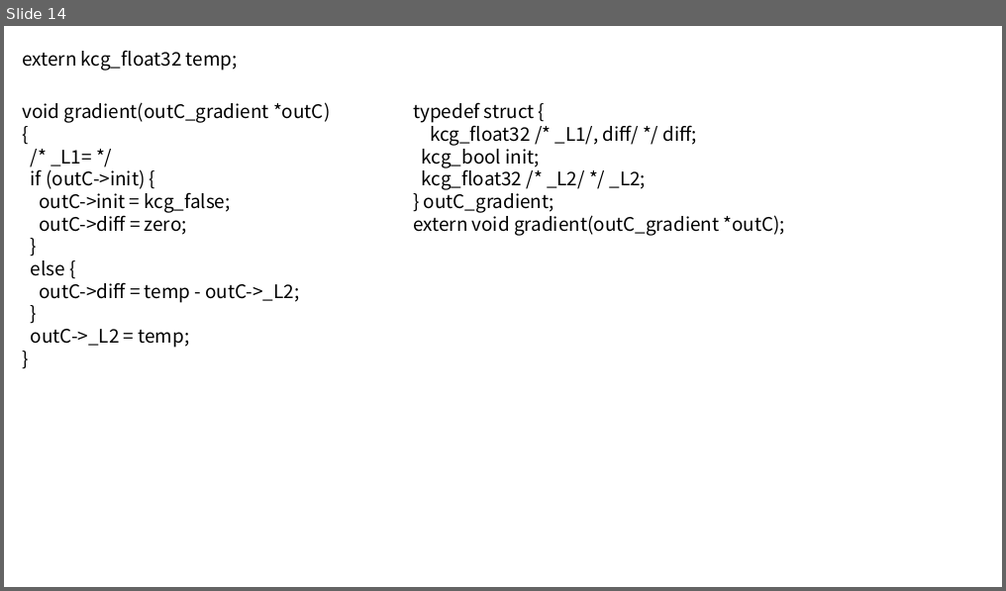
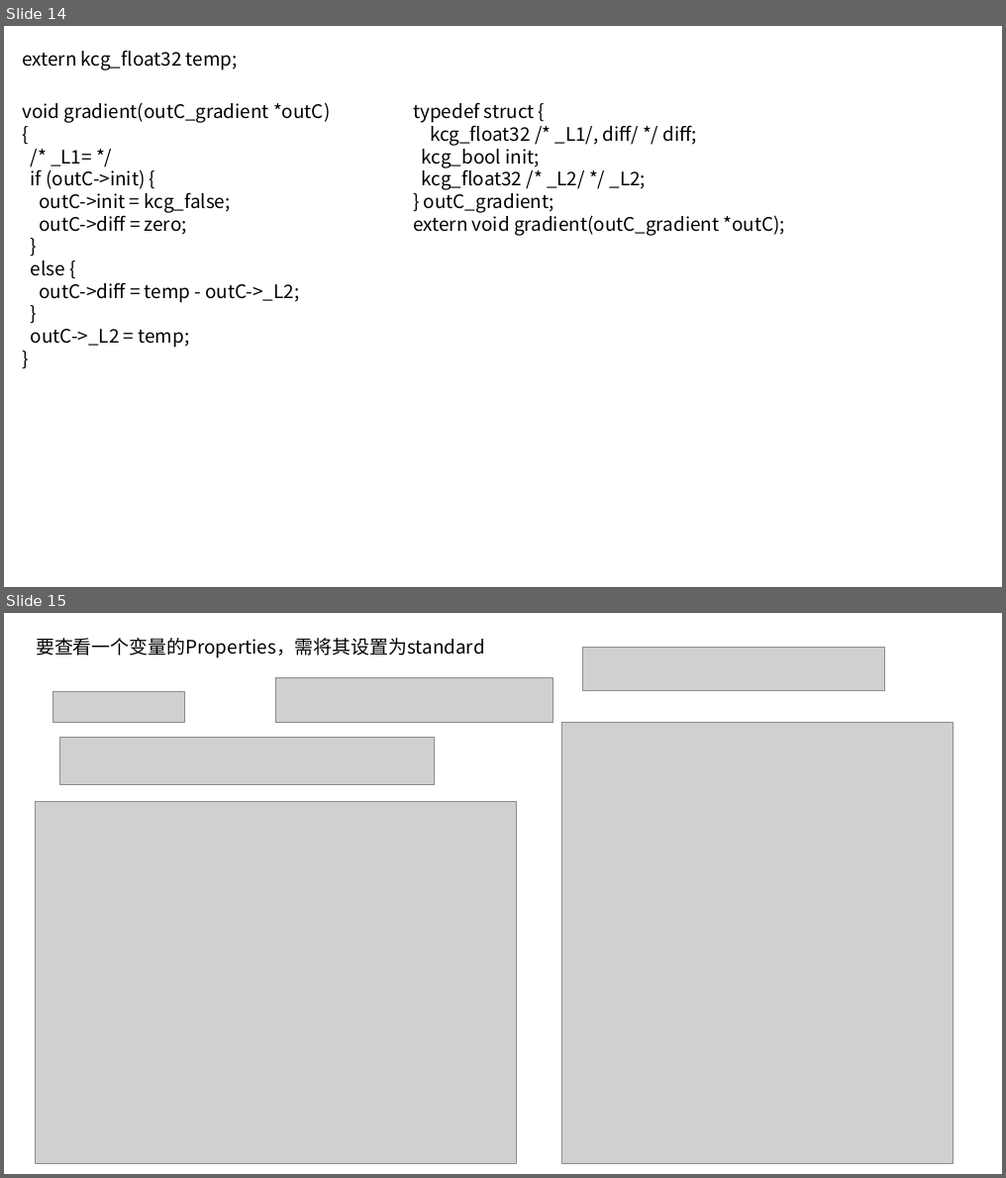
Before and after one commit to SaviorXu/Scade, a slide deck: scade.pptx. Shown one above the other, each under a label of ours: slide 14 before the commit, slides 14 and 15 after it. The pictures are 1006x591 and 1006x1178 pixels, drawn with LibreOffice and Linux fonts; fonts in the diff are those of the drawing; grey boxes stand for pictures. Boxes give left, top, right and bottom in pixels: in the first picture for what was removed or moved away, otherwise in the second. Text is boxed around its words. In the diff, an @@ line names an element or a change of style, - is before the commit and + after.

```diff
--- a/scade.pptx
+++ b/scade.pptx
@@ slide 15 added at box(4, 613, 1002, 1174), background #FFFFFF @@
@@ text added at box(36, 638, 485, 659), 18 pt, text #000000 @@
+要查看一个变量的Properties，需将其设置为standard
@@ picture added at box(583, 648, 884, 691) @@
@@ picture added at box(54, 691, 184, 722) @@
@@ picture added at box(275, 677, 552, 722) @@
@@ picture added at box(561, 722, 953, 1164) @@
@@ picture added at box(59, 738, 435, 785) @@
@@ picture added at box(36, 802, 517, 1164) @@
```
Also in this commit, not shown: 3 other slides added, 7 other files.
